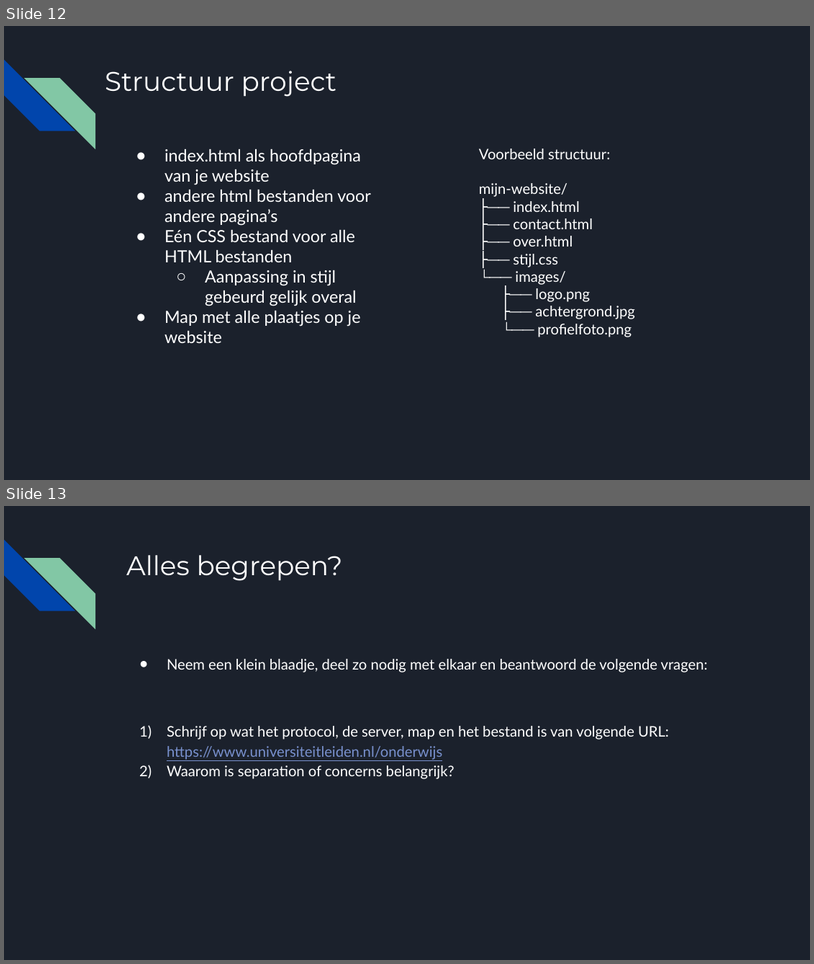
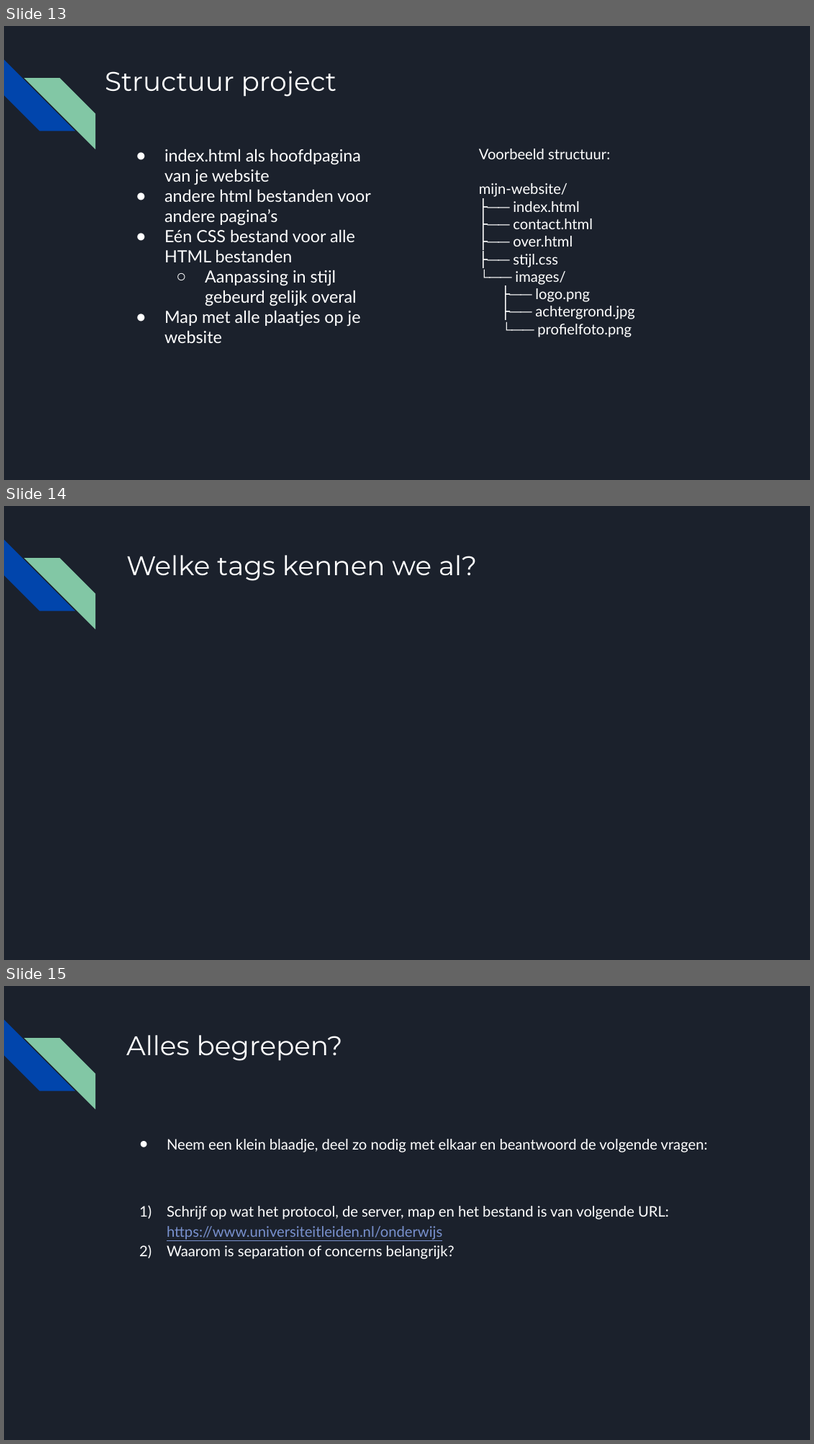
Before and after one commit to emmauscollege/emmauscollege.github.io, a slide deck: methode/static/theorie/webdesign/1.2-html-tags.pptx. Shown one above the other, each under a label of ours: slides 12 and 13 before the commit, slides 13, 14 and 15 after it. The pictures are 814x964 and 814x1444 pixels, drawn with LibreOffice and Linux fonts; fonts in the diff are those of the drawing. Boxes give left, top, right and bottom in pixels: in the first picture for what was removed or moved away, otherwise in the second. Text is boxed around its words. In the diff, an @@ line names an element or a change of style, - is before the commit and + after.

```diff
--- a/methode/static/theorie/webdesign/1.2-html-tags.pptx
+++ b/methode/static/theorie/webdesign/1.2-html-tags.pptx
@@ slide 14 added at (4, 506, 810, 960), background #1B212C; not listed: 2 template elements that a slide beside it also shows @@
@@ title added at (126, 555, 477, 581), 24 pt, text #FFFFFF @@
+Welke tags kennen we al?
@@ what was slide 12 is now slide 13 @@
@@ what was slide 13 is now slide 15 @@
```
Also in this commit, not shown: 5 slides changed, 1 other slide added.
